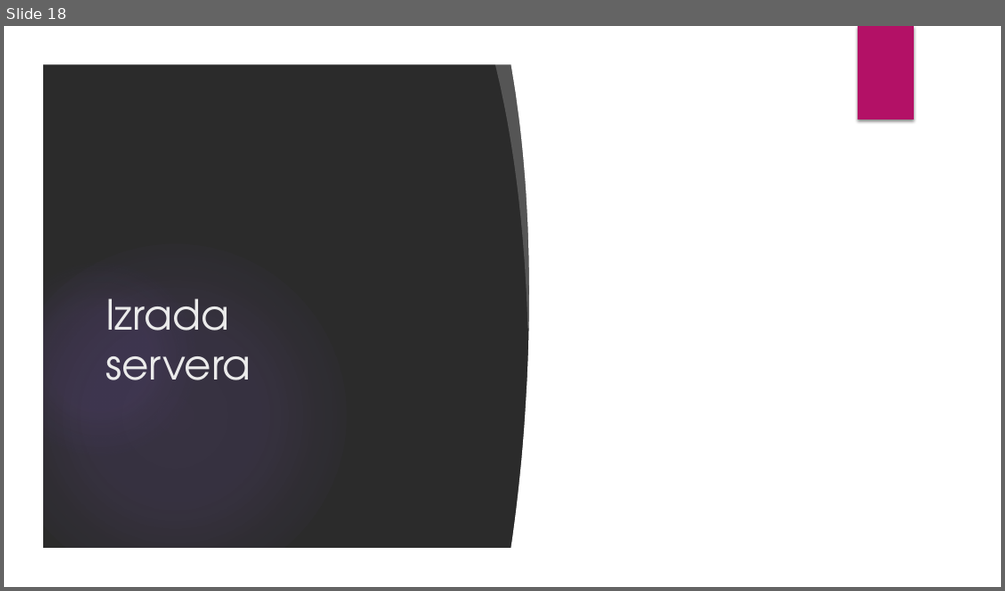
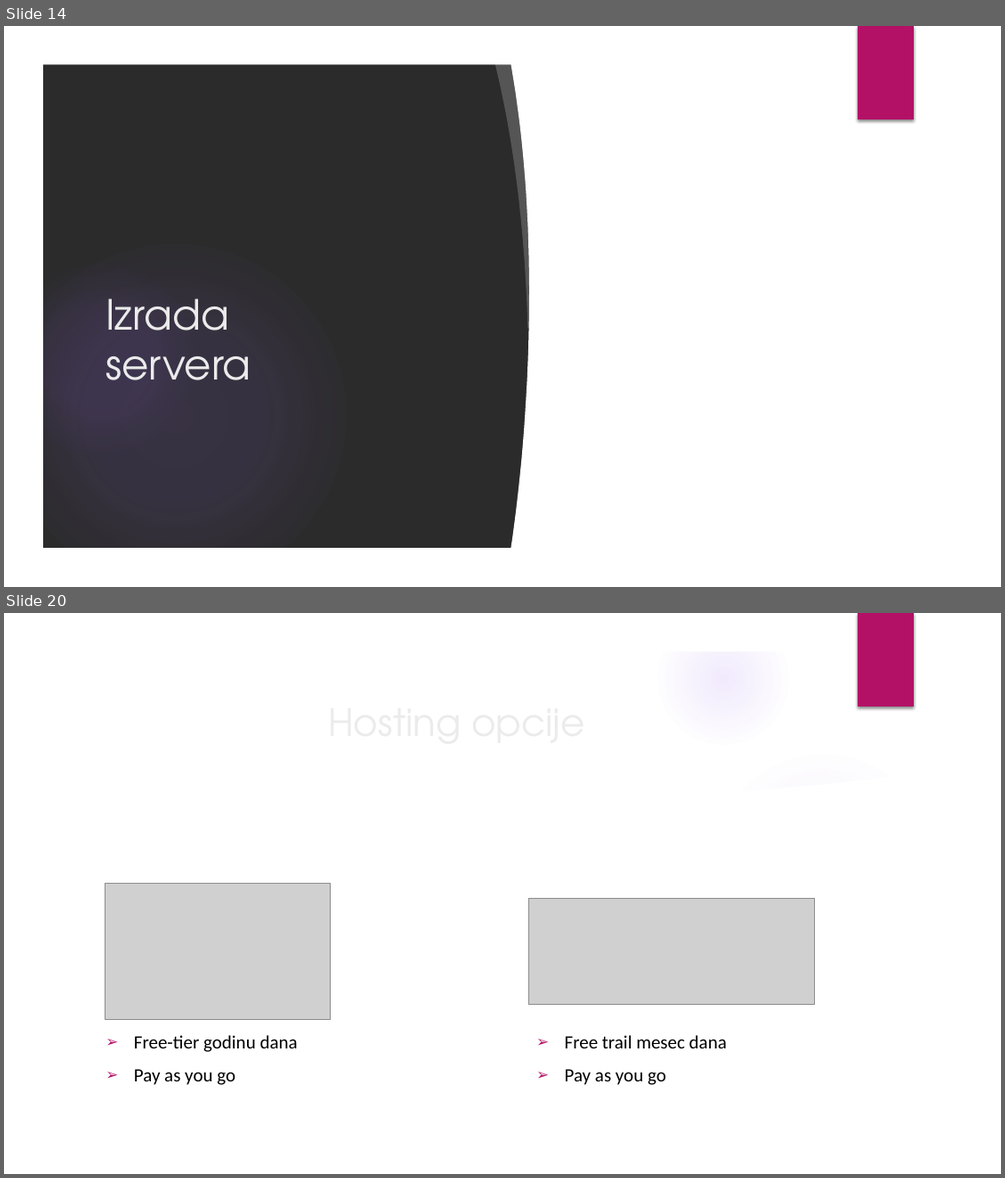
Before and after one commit to DavidManic/MineSweepersServer, a slide deck: Prezentacija.pptx. Shown one above the other, each under a label of ours: slide 18 before the commit, slides 14 and 20 after it; the slides between them are not shown. The pictures are 1005x591 and 1005x1178 pixels, drawn with LibreOffice and Linux fonts; fonts in the diff are those of the drawing; grey boxes stand for pictures; background and template pictures are left out; a plain dark background stands for a picture behind light text. Boxes give left, top, right and bottom in pixels: in the first picture for what was removed or moved away, otherwise in the second. Text is boxed around its words. In the diff, an @@ line names an element or a change of style, - is before the commit and + after.

```diff
--- a/Prezentacija.pptx
+++ b/Prezentacija.pptx
@@ slide 20 added at (4,613,1001,1174), background picture (left out); not listed: 6 template elements that a slide beside it also shows @@
@@ title added at (98,692,815,750), 36 pt, text #EBEBEB @@
+Hosting opcije
@@ freeform shape added at (697,738,970,819), fill #FFFFFF at 20% opacity @@
@@ freeform shape added at (41,765,963,1136), fill #FFFFFF @@
@@ ellipse added at (708,750,938,981), fill gradient #9B6BF2 @@
@@ picture added at (105,884,331,1019) @@
@@ picture added at (529,898,815,1005) @@
@@ text added at (134,1035,298,1085), 18 pt, text #000000 @@
+➢ Free-tier godinu dana
+➢ Pay as you go
@@ text added at (565,1035,727,1085), 18 pt, text #000000 @@
+➢ Free trail mesec dana
+➢ Pay as you go
@@ what was slide 18 is now slide 14 @@
```
Also in this commit, not shown: 1 slide changed, 9 other slides added, 16 slides removed, 15 other files.
